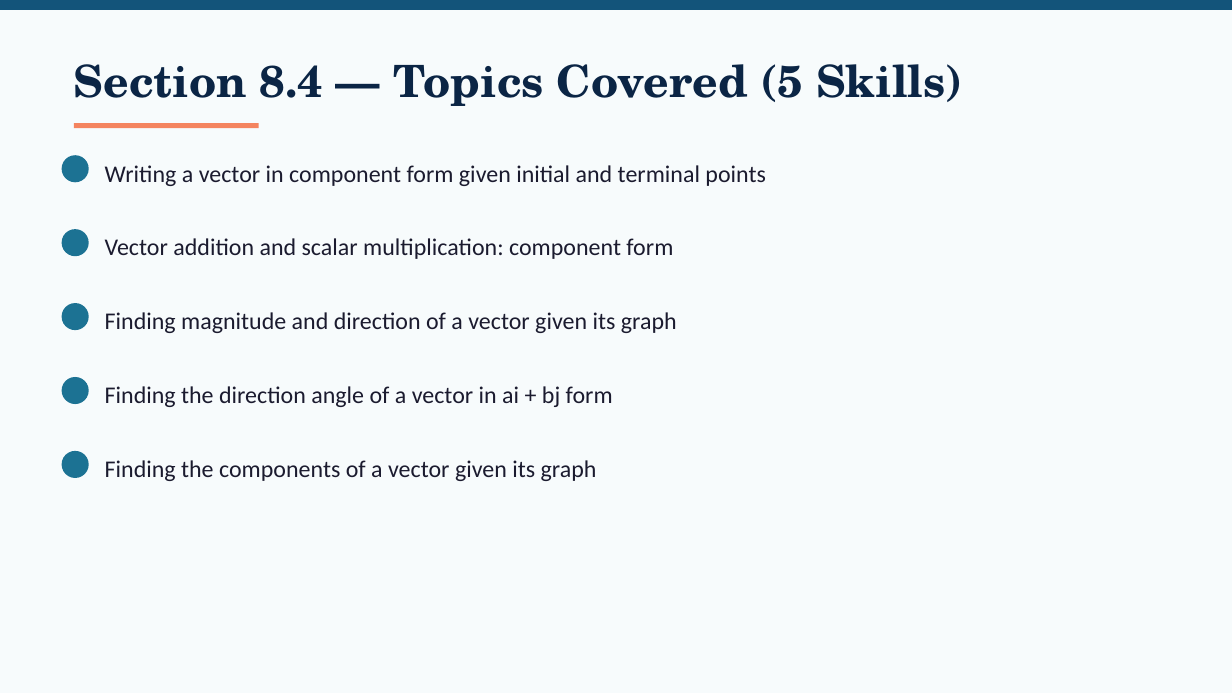
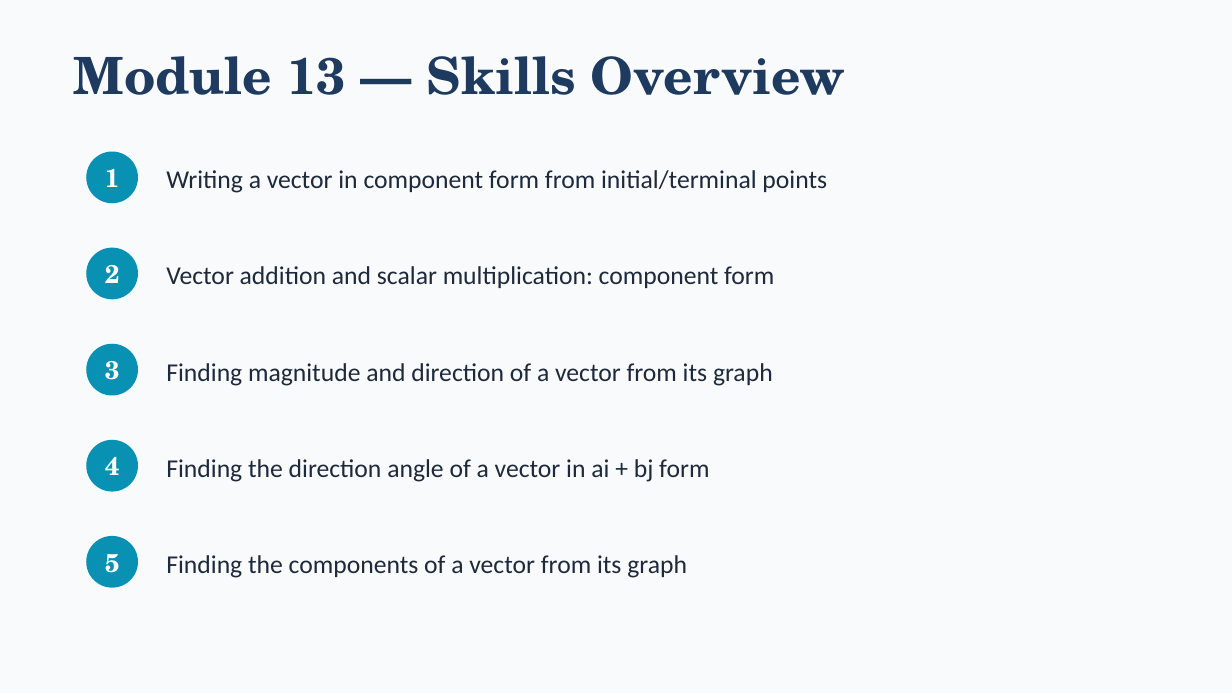
Before and after one commit to andrewhvolk/andrewhvolk.github.io, a slide deck: slide 3 of slides/Math130Unit3D.pptx. Drawn at 1232x693 pixels with LibreOffice and Linux fonts; fonts in the diff are those of the drawing. Boxes give left, top, right and bottom in pixels: in the first picture for what was removed or moved away, otherwise in the second. Text is boxed around its words. In the diff, an @@ line names an element or a change of style, - is before the commit and + after.

```diff
--- a/slides/Math130Unit3D.pptx
+++ b/slides/Math130Unit3D.pptx
@@ background #F7FBFC to #F8FAFC @@
@@ rectangle removed at bbox=[0, 0, 1232, 10] @@
@@ text added at bbox=[74, 56, 846, 95], 30 pt, text #1E3A5F, bold @@
+Module 13 — Skills Overview
@@ text removed at bbox=[74, 64, 963, 106] @@
-Section 8.4 — Topics Covered (5 Skills)
@@ rectangle removed at bbox=[74, 123, 259, 128] @@
@@ fill #1C7293 to #0891B2 in 3 elements at bbox=[86, 344, 138, 395], bbox=[86, 440, 138, 492], bbox=[86, 152, 138, 203] @@
@@ ellipse: place and size @@
-ellipse at bbox=[62, 155, 89, 182]
+ellipse at bbox=[86, 152, 138, 203]
@@ text added at bbox=[105, 169, 120, 187], 15 pt, text #FFFFFF, bold @@
+1
@@ text at bbox=[166, 170, 827, 193]: text changed; size 14 to 15 pt; text colour #1B1B2F to #1E293B @@
-Writing a vector in component form given initial and terminal points
+Writing a vector in component form from initial/terminal points
@@ ellipse removed at bbox=[62, 229, 89, 256] @@
@@ text "Vector addition and scalar multiplication: ...": place and size @@
-text "Vector addition and scalar multiplication: ..." at bbox=[105, 238, 673, 259]
+text "Vector addition and scalar multiplication: ..." at bbox=[166, 266, 774, 288]
@@ text "Vector addition and scalar multiplication: ..." at bbox=[166, 266, 774, 288]: size 14 to 15 pt, text colour #1B1B2F to #1E293B @@
@@ ellipse added at bbox=[86, 248, 138, 299], fill #0891B2 @@
@@ text added at bbox=[105, 265, 120, 283], 15 pt, text #FFFFFF, bold @@
+2
@@ ellipse: place and size @@
-ellipse at bbox=[62, 303, 89, 330]
+ellipse at bbox=[86, 344, 138, 395]
@@ ellipse removed at bbox=[62, 377, 89, 404] @@
@@ text removed at bbox=[105, 386, 613, 407] @@
-Finding the direction angle of a vector in ai + bj form
@@ text added at bbox=[105, 361, 120, 380], 15 pt, text #FFFFFF, bold @@
+3
@@ text at bbox=[166, 363, 773, 386]: text changed; size 14 to 15 pt; text colour #1B1B2F to #1E293B @@
-Finding magnitude and direction of a vector given its graph
+Finding magnitude and direction of a vector from its graph
@@ ellipse: place and size @@
-ellipse at bbox=[62, 451, 89, 478]
+ellipse at bbox=[86, 440, 138, 492]
@@ text added at bbox=[105, 457, 120, 475], 15 pt, text #FFFFFF, bold @@
+4
@@ text at bbox=[166, 459, 709, 482]: text changed; size 14 to 15 pt; text colour #1B1B2F to #1E293B @@
-Finding the components of a vector given its graph
+Finding the direction angle of a vector in ai + bj form
@@ ellipse added at bbox=[86, 536, 138, 588], fill #0891B2 @@
@@ text added at bbox=[105, 554, 120, 573], 15 pt, text #FFFFFF, bold @@
+5
@@ text added at bbox=[166, 555, 687, 578], 15 pt, text #1E293B @@
+Finding the components of a vector from its graph
```
Also in this commit, not shown: 4 other slides changed, 8 slides added, 19 slides removed.
